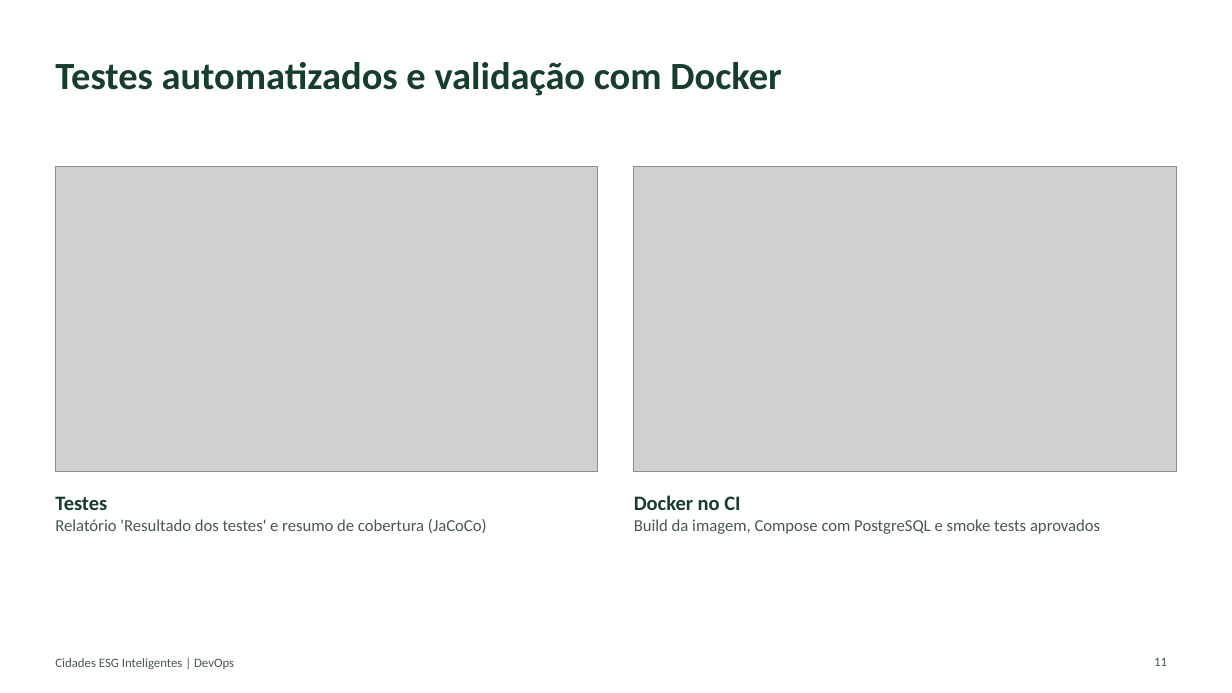
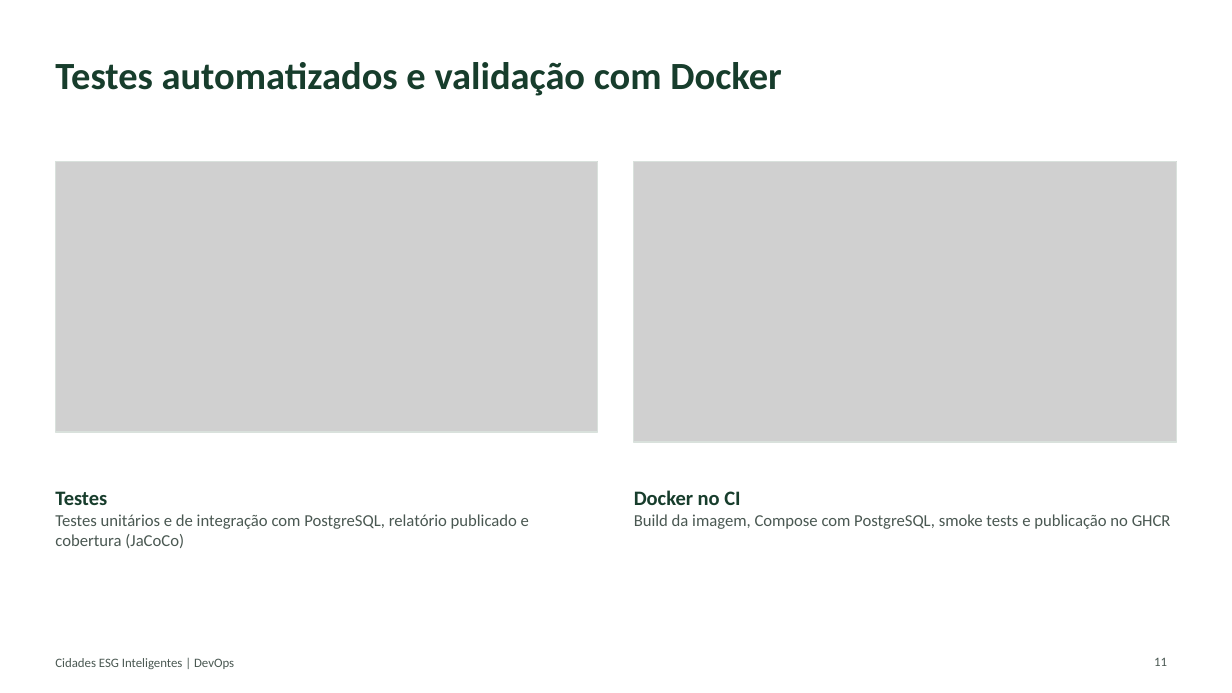
Before and after one commit to Julhaalmeida/cidades-esg-inteligentes, a slide deck: slide 11 of docs/Documentacao-Tecnica-Cidades-ESG.pptx. Drawn at 1232x693 pixels with LibreOffice and Linux fonts; fonts in the diff are those of the drawing; grey boxes stand for pictures. Boxes give left, top, right and bottom in pixels: in the first picture for what was removed or moved away, otherwise in the second. Text is boxed around its words. In the diff, an @@ line names an element or a change of style, - is before the commit and + after.

```diff
--- a/docs/Documentacao-Tecnica-Cidades-ESG.pptx
+++ b/docs/Documentacao-Tecnica-Cidades-ESG.pptx
@@ picture: place and size @@
-picture at box(55, 166, 598, 471)
+picture at box(55, 162, 598, 432)
@@ rectangle at box(55, 162, 598, 432): fill #F3F6F4 to none @@
@@ rectangle: place and size @@
-rectangle at box(55, 166, 598, 471)
+rectangle at box(55, 162, 598, 432)
@@ picture: place and size @@
-picture at box(634, 166, 1177, 471)
+picture at box(634, 162, 1177, 442)
@@ rectangle: place and size @@
-rectangle at box(634, 166, 1177, 471)
+rectangle at box(634, 162, 1177, 442)
@@ rectangle at box(634, 162, 1177, 442): fill #F3F6F4 to none @@
@@ text at box(55, 514, 529, 548): text changed @@
-Relatório 'Resultado dos testes' e resumo de cobertura (JaCoCo)
+Testes unitários e de integração com PostgreSQL, relatório publicado e cobertura (JaCoCo)
@@ text at box(634, 514, 1171, 529): text changed @@
-Build da imagem, Compose com PostgreSQL e smoke tests aprovados
+Build da imagem, Compose com PostgreSQL, smoke tests e publicação no GHCR
```
Also in this commit, not shown: 8 other slides changed, 16 other files.
